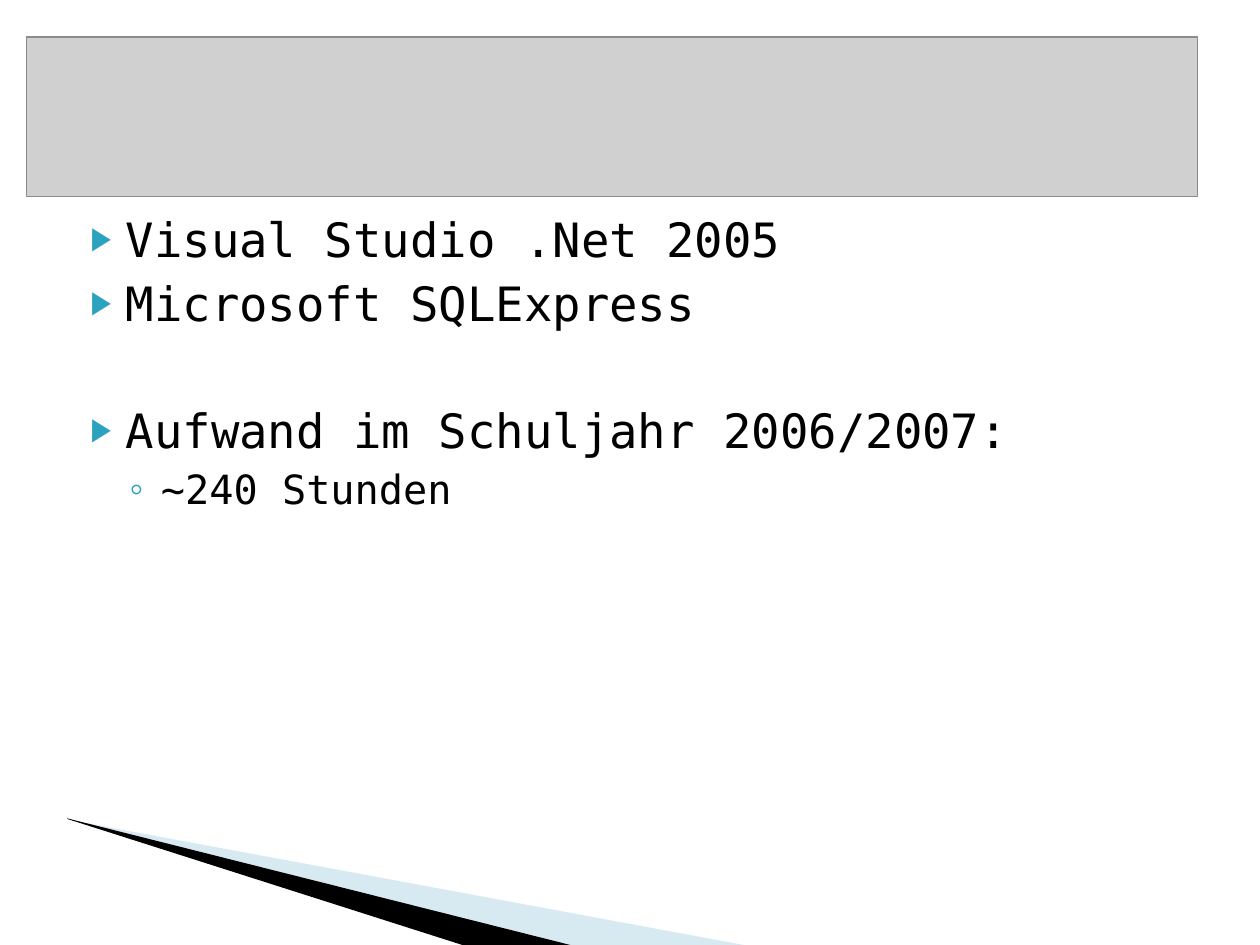
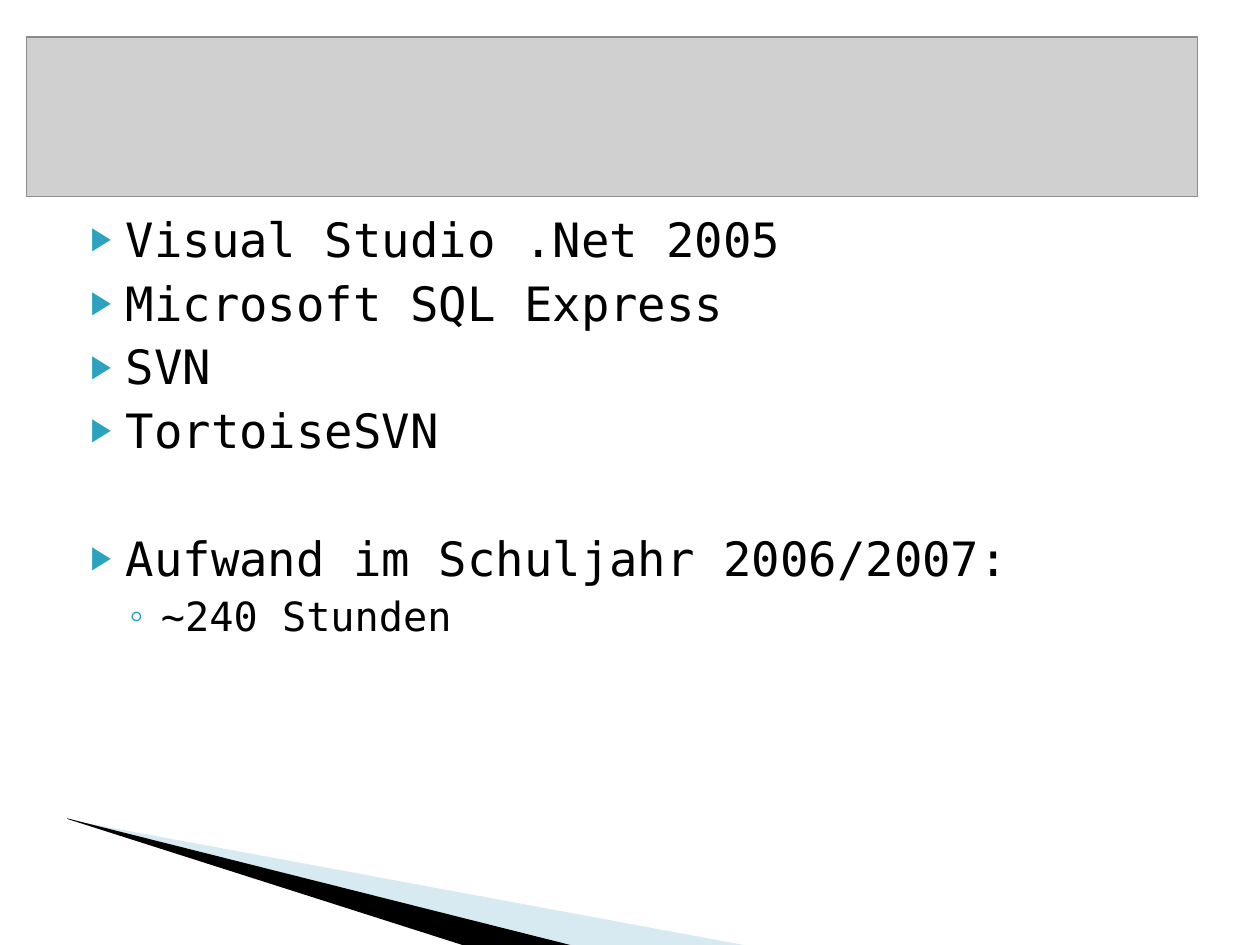
Before and after one commit to BackupTheBerlios/vacecontrolling-svn, a slide deck: slide 9 of docs/Präsentation.ppt (slide 8 before the commit). Drawn at 1260x945 pixels with LibreOffice and Linux fonts; fonts in the diff are those of the drawing; grey boxes stand for pictures; background and template pictures are left out. Boxes give left, top, right and bottom in pixels: in the first picture for what was removed or moved away, otherwise in the second. Text is boxed around its words. In the diff, an @@ line names an element or a change of style, - is before the commit and + after.

```diff
--- a/docs/Präsentation.ppt
+++ b/docs/Präsentation.ppt
@@ text at [126,285,723,449]: text changed @@
-▶ Microsoft SQLExpress
+▶ Microsoft SQL Express
+▶ SVN
+▶ TortoiseSVN
```
Also in this commit, not shown: 1 other slide changed, 2 slides added.
